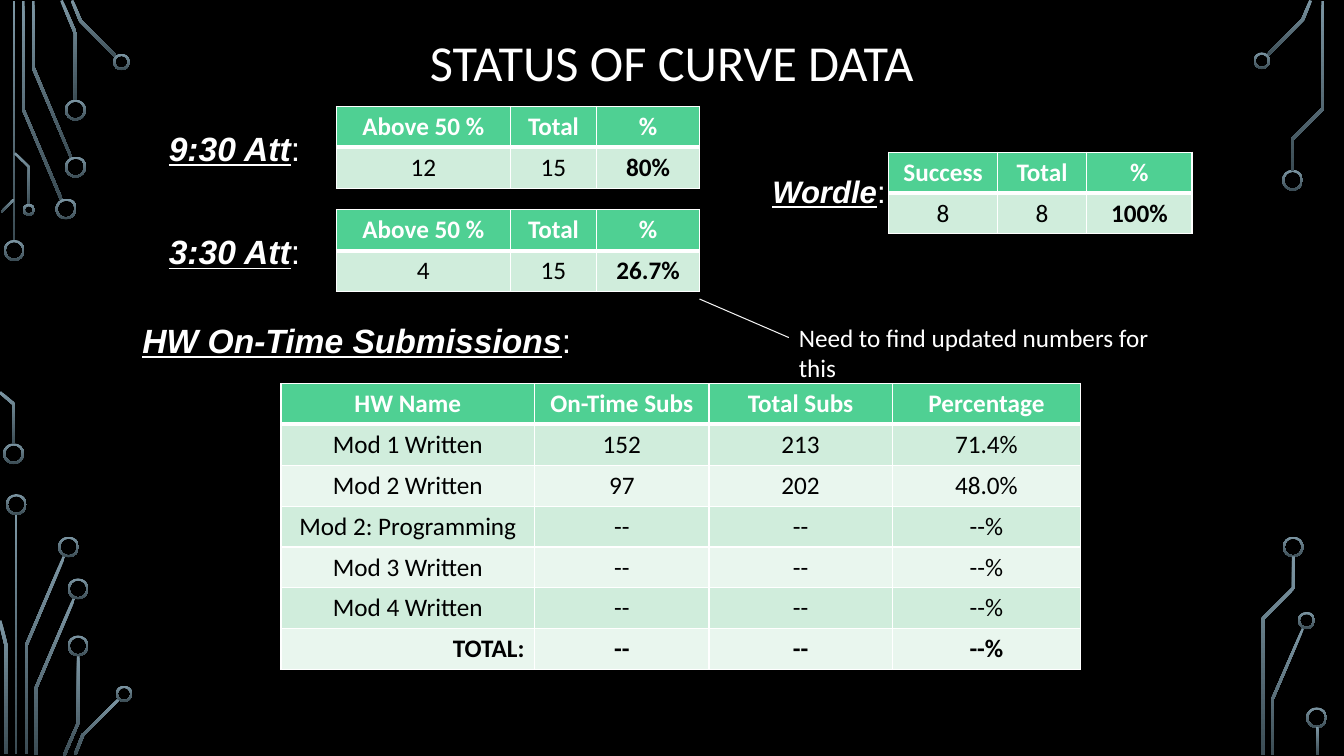
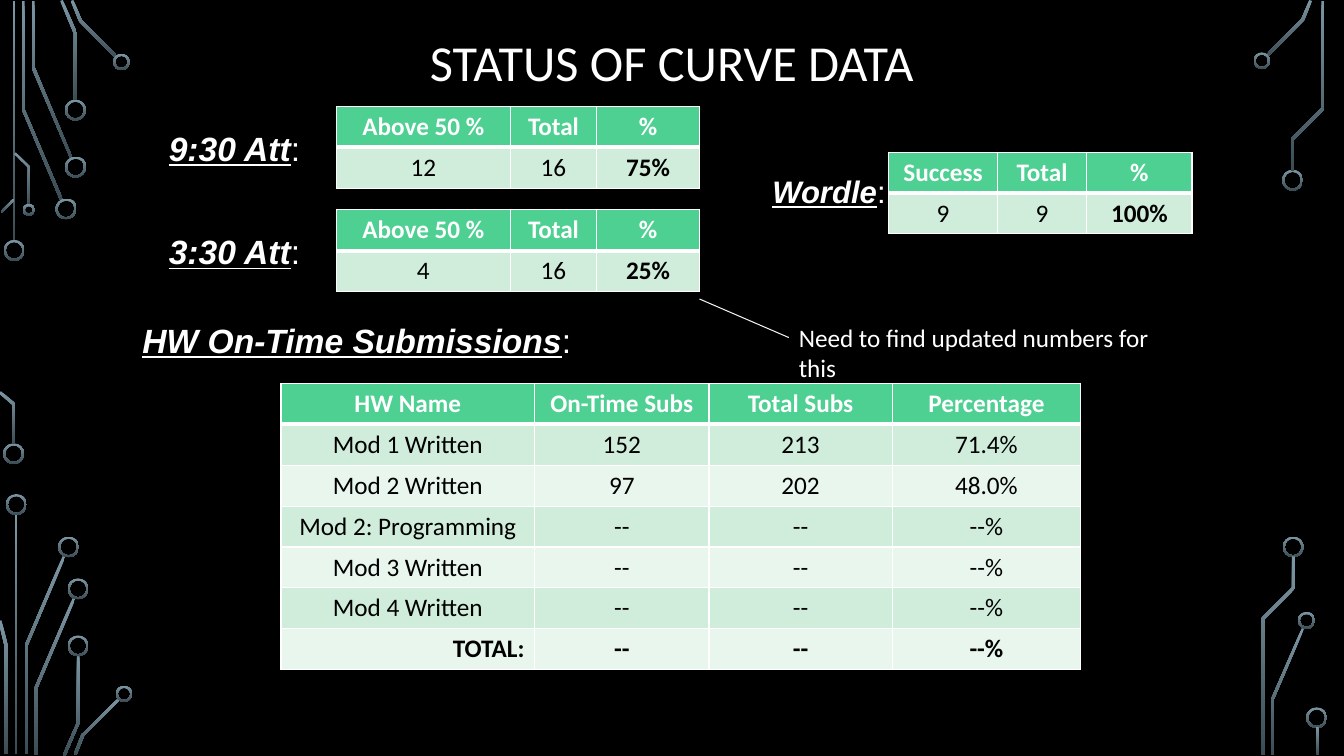
Before and after one commit to markfloryan/dmt2, a slide deck: slide 16 of slides/00-DailyAnnouncements.pptx (slide 15 before the commit). Drawn at 1344x756 pixels with LibreOffice and Linux fonts; fonts in the diff are those of the drawing; background and template pictures are left out. Boxes give left, top, right and bottom in pixels: in the first picture for what was removed or moved away, otherwise in the second. Text is boxed around its words. In the diff, an @@ line names an element or a change of style, - is before the commit and + after.

```diff
--- a/slides/00-DailyAnnouncements.pptx
+++ b/slides/00-DailyAnnouncements.pptx
@@ table at (x1=337, y1=107, x2=700, y2=189) @@
-row 2, column 2: 15
+row 2, column 2: 16
-row 2, column 3: 80%
+row 2, column 3: 75%
@@ table at (x1=889, y1=152, x2=1193, y2=234) @@
-row 2, column 1: 8
+row 2, column 1: 9
-row 2, column 2: 8
+row 2, column 2: 9
@@ table at (x1=337, y1=210, x2=700, y2=291) @@
-row 2, column 2: 15
+row 2, column 2: 16
-row 2, column 3: 26.7%
+row 2, column 3: 25%
```
Also in this commit, not shown: 1 slide added, 1 other file.
